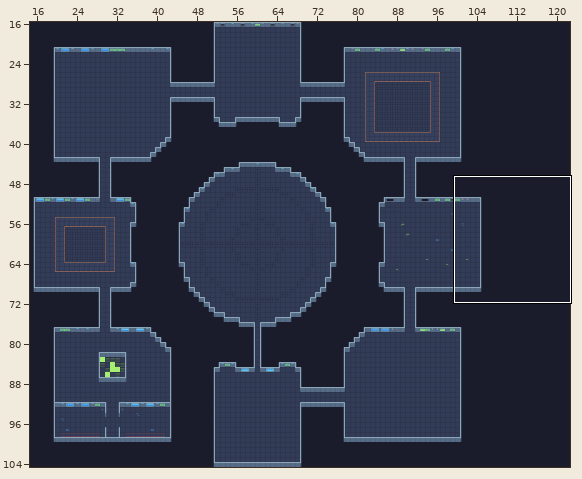
A LDtk project gets an edit: Assets/LDtk/Feature_test.ldtk. The picture above shows the old version from afar; the outline marks the close-up.
Close-up. As it was:
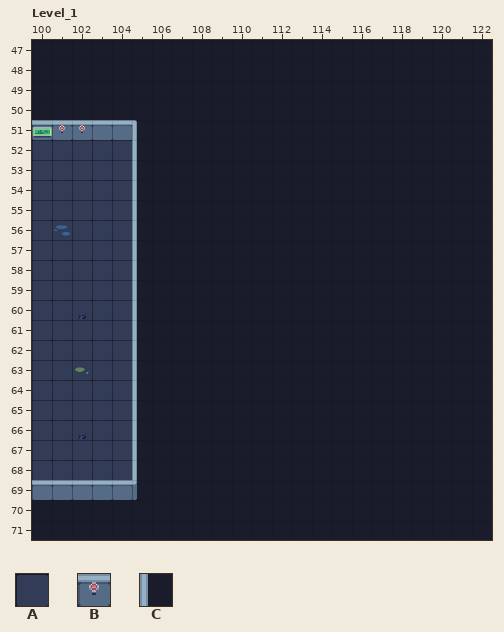
Cells are 32x32 px. Shown: Level_1 x 100..122, y 47..71. The old version is drawn lined up with the new one.
Key: from "Tileset_x1": A 71; from "Wall": B 1 "Wall_Horizontal", C 2 "L_Wall_Vertical".
_ is an empty cell.
Layers that did not change in this view are not listed.
Layer "Floor" before, first column x 100:
47 _______________________
48 _______________________
49 _______________________
50 _______________________
51 _______________________
52 AAAAA__________________
53 AAAAA__________________
54 AAAAA__________________
55 AAAAA__________________
56 AAAAA__________________
57 AAAAA__________________
58 AAAAA__________________
59 AAAAA__________________
60 AAAAA__________________
61 AAAAA__________________
62 AAAAA__________________
63 AAAAA__________________
64 AAAAA__________________
65 AAAAA__________________
66 AAAAA__________________
67 AAAAA__________________
68 AAAAA__________________
69 _______________________
70 _______________________
71 _______________________
Layer "Wall" before, first column x 100:
47 _______________________
48 _______________________
49 _______________________
50 _______________________
51 BBBBBC_________________
52 _____C_________________
53 _____C_________________
54 _____C_________________
55 _____C_________________
56 _____C_________________
57 _____C_________________
58 _____C_________________
59 _____C_________________
60 _____C_________________
61 _____C_________________
62 _____C_________________
63 _____C_________________
64 _____C_________________
65 _____C_________________
66 _____C_________________
67 _____C_________________
68 _____C_________________
69 BBBBBC_________________
70 _______________________
71 _______________________
Once edited:
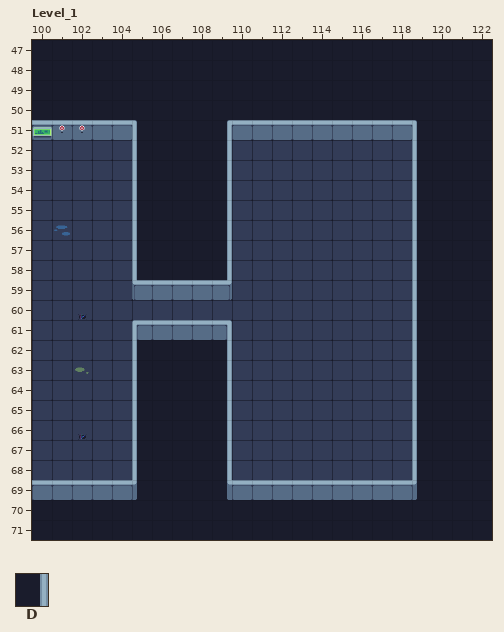
Further tiles: from "Wall": D 3 "R_Wall_Vertical".
From old to new:
map size 121x121 -> 128x121 cells
Layer "Floor":
y 52..59: x 110..118 _________ -> AAAAAAAAA
y 60: x 105..118 ______________ -> AAAAAAAAAAAAAA
y 61..68: x 110..118 _________ -> AAAAAAAAA
Layer "Wall":
y 51: x 109..119 ___________ -> DBBBBBBBBBC
y 52..58: x 109 _ -> D; x 119 _ -> C
y 59: x 105..109 C____ -> BBBBB; x 119 _ -> C
y 60: x 105 C -> _; x 119 _ -> C
y 61: x 105..109 C____ -> BBBBB; x 119 _ -> C
y 62..68: x 109 _ -> D; x 119 _ -> C
y 69: x 109..119 ___________ -> DBBBBBBBBBC
